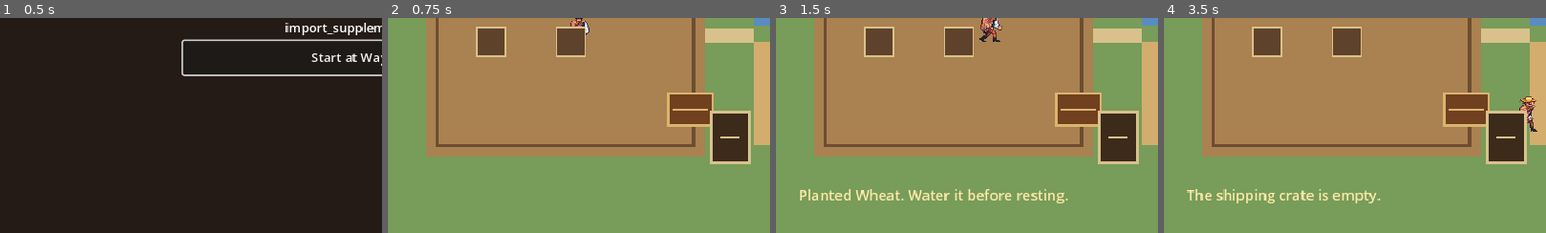
Above: before the commit, frames 1-4 (left to right).
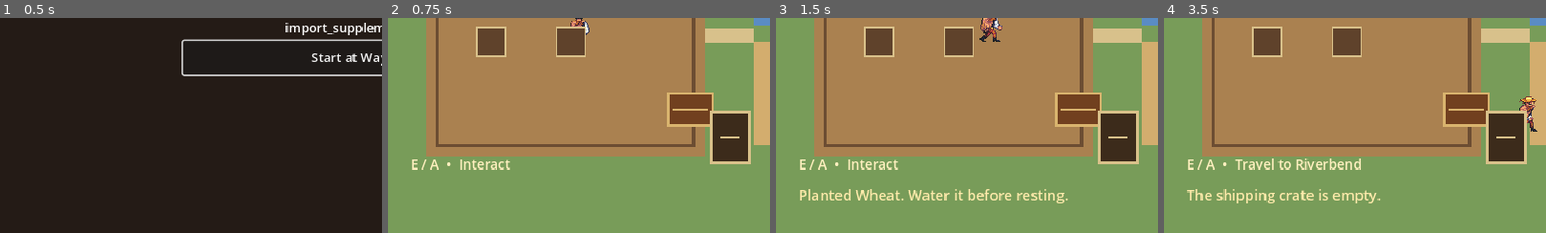
Above: after the commit, the same moments.

Repository: DocDamage/mahjongRPG
Game: Godot game, scene res://src/bootstrap/bootstrap.tscn
The game is run twice, just before and just after one commit, with the same random seed, the same clock (stepped at 60 frames per second) and the same inputs.
Inputs (mouse positions are % of the whole screen's width and height, from its top left):
- Up to frame 1 (0.5 s): no input
- Up to frame 2 (0.75 s): click "Start at Wayward Farm" at 0.5 s
- Up to frame 3 (1.5 s): tap Enter at 1.25 s; move the mouse to (72, 45) at 1.27 s; hold D (move_right) from 1.28 s (still down); hold E (interact) from 1.28 s (still down); click (72, 45) at 1.42 s
- Up to frame 4 (3.5 s): tap Space at 1.52, 2.27 s; move the mouse to (30, 55) at 2.02 s; release D (move_right) at 2.03 s; release E (interact) at 2.03 s; hold S (move_down) 2.03-2.78 s; tap R (fish_reel) at 2.1 s; tap E (interact) at 2.3, 3.05 s; move the mouse to (60, 28) at 2.77 s; hold D (move_right) from 2.78 s (still down); hold F (fish_release) from 2.78 s (still down)
The pictures show only the part of the screen within x 0-50%, y 50-100%; the shares and areas given below are measured in that part.

Frame 1 is identical in both runs. In frame 2, 0.5% of the frame differs, in the area x 6-32%, y 65-71%; in frame 3, 0.5%; in frame 4, 1.0%, in the area x 6-52%, y 65-71%.

Commit message:
Show contextual player interaction prompts

Diff:
--- a/src/player/player.gd
+++ b/src/player/player.gd
@@ -21,6 +21,7 @@
 
 var facing: StringName = &"down"
 var _interaction_targets: Array[Area2D] = []
+var _prompt_label: Label
 
 
 func _ready() -> void:
@@ -28,6 +29,8 @@
 	_set_animation(false)
 	interaction_area.area_entered.connect(_on_interaction_area_entered)
 	interaction_area.area_exited.connect(_on_interaction_area_exited)
+	interaction_target_changed.connect(_update_interaction_prompt)
+	_create_interaction_prompt()
 
 
 func _physics_process(delta: float) -> void:
@@ -124,6 +127,30 @@
 		interaction_target_changed.emit(nearest_interaction_target())
 
 
+func _create_interaction_prompt() -> void:
+	var layer := CanvasLayer.new()
+	layer.layer = 3
+	add_child(layer)
+	_prompt_label = Label.new()
+	_prompt_label.position = Vector2(28, 442)
+	_prompt_label.size = Vector2(600, 28)
+	_prompt_label.add_theme_font_size_override("font_size", 17)
+	_prompt_label.add_theme_color_override("font_color", Color("fff0bf"))
+	_prompt_label.visible = false
+	layer.add_child(_prompt_label)
+
+
+func _update_interaction_prompt(target: Area2D) -> void:
+	if _prompt_label == null:
+		return
+	if target == null or not is_instance_valid(target):
+		_prompt_label.visible = false
+		return
+	var prompt := String(target.get("prompt_text"))
+	_prompt_label.text = "E / A  •  %s" % prompt
+	_prompt_label.visible = not prompt.is_empty()
+
+
 func _is_game_paused() -> bool:
 	var session := get_node_or_null("/root/GameSession")
 	return session != null and session.is_paused()
